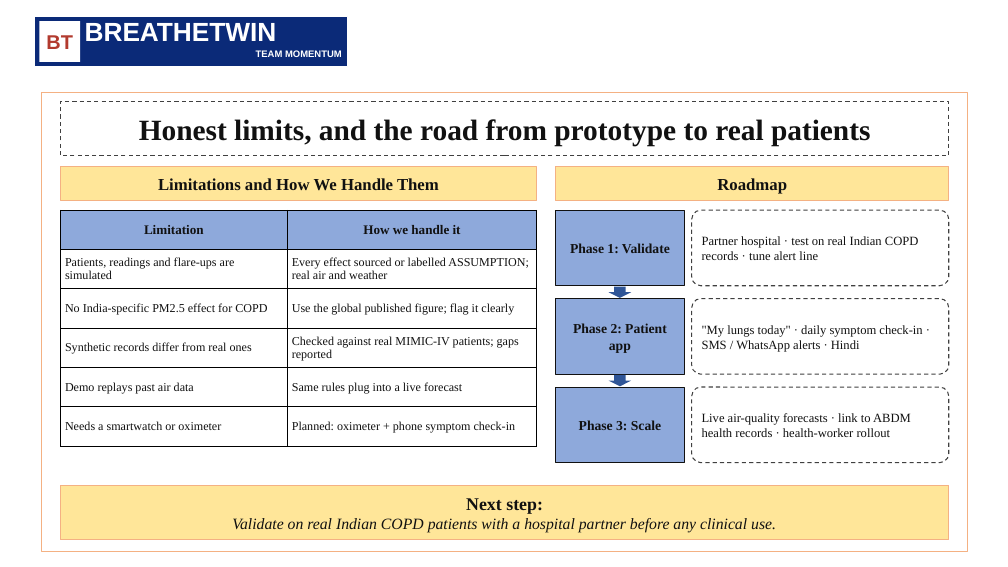
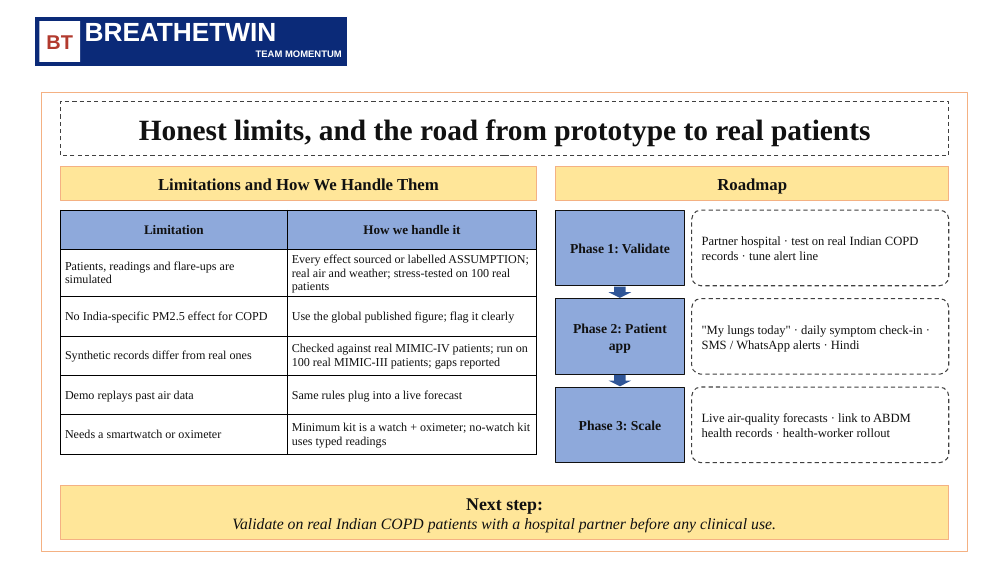
Before and after one commit to yashsaxena1220-lgtm/MOMENTUM_SDA-Bocconi-Asia-Center, a slide deck: slide 17 of docs/BreatheTwin_presentation.pptx (slide 13 before the commit). Drawn at 1008x567 pixels with LibreOffice and Linux fonts; fonts in the diff are those of the drawing; background and template pictures are left out. Boxes give left, top, right and bottom in pixels: in the first picture for what was removed or moved away, otherwise in the second. Text is boxed around its words. In the diff, an @@ line names an element or a change of style, - is before the commit and + after.

```diff
--- a/docs/BreatheTwin_presentation.pptx
+++ b/docs/BreatheTwin_presentation.pptx
@@ table at <box>60,210,537,451</box> @@
-row 2, column 2: Every effect sourced or labelled ASSUMPTION; real air and weather
+row 2, column 2: Every effect sourced or labelled ASSUMPTION; real air and weather; stress-tested on 100 real patients
-row 4, column 2: Checked against real MIMIC-IV patients; gaps reported
+row 4, column 2: Checked against real MIMIC-IV patients; run on 100 real MIMIC-III patients; gaps reported
-row 6, column 2: Planned: oximeter + phone symptom check-in
+row 6, column 2: Minimum kit is a watch + oximeter; no-watch kit uses typed readings
```
Also in this commit, not shown: 4 slides added, 19 other files.
